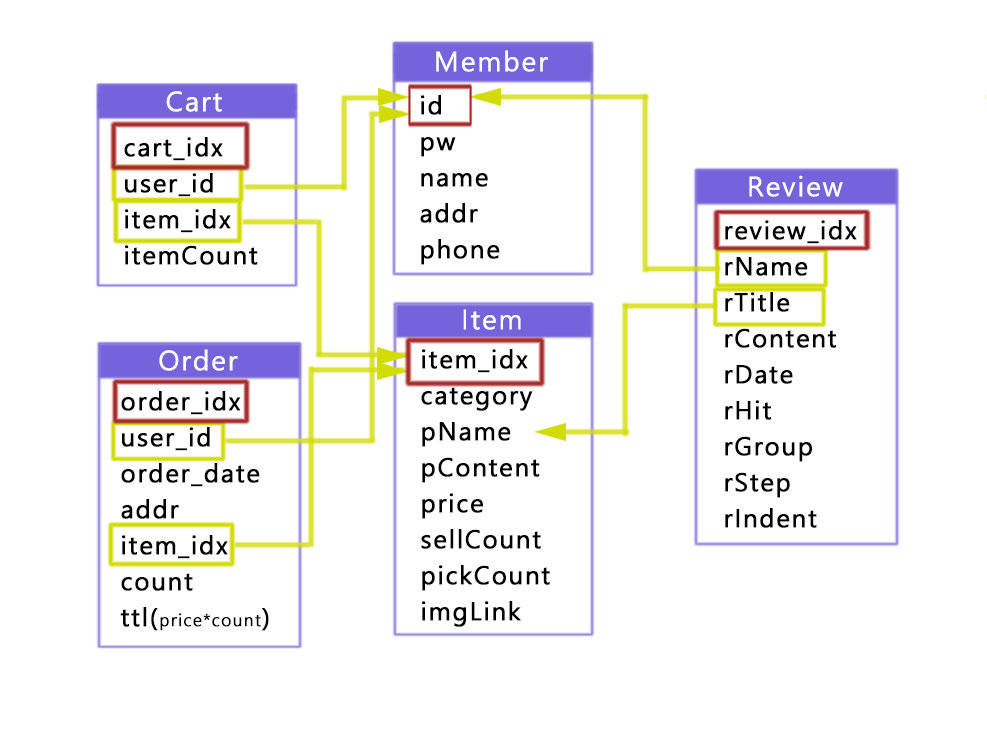
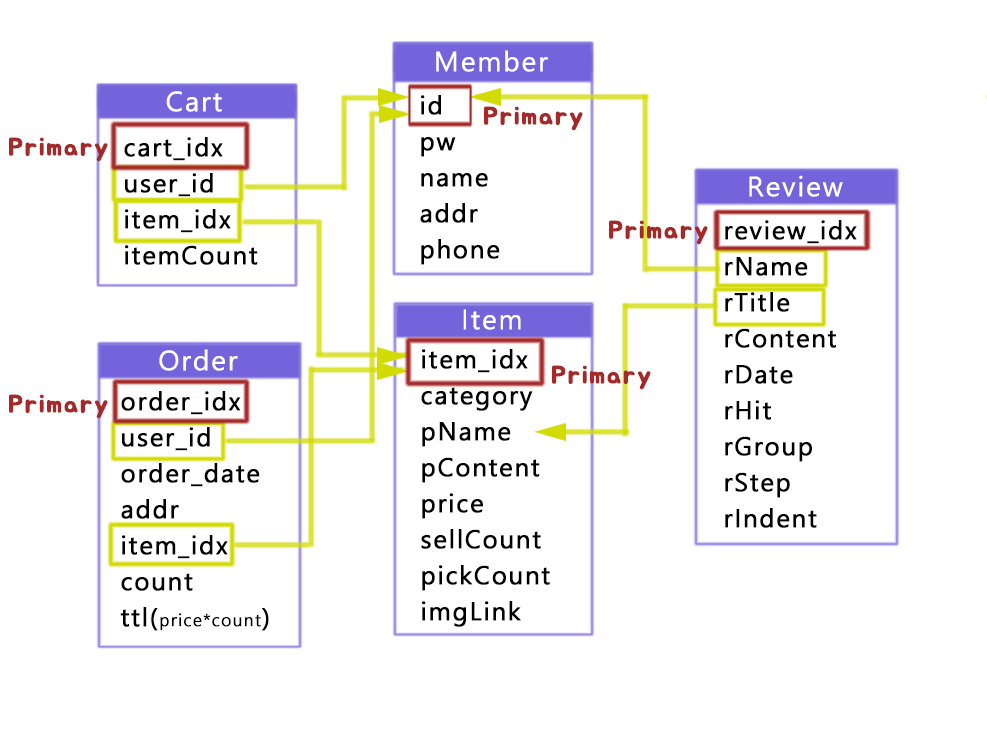
Comparing the layer stacks of the two 987 x 732 images. Changes:
added layer "Primary 복사 4" above "Primary 복사 3" over [552, 365, 651, 390]
added layer "Primary 복사 3" above "Primary 복사 2" over [484, 106, 583, 131]
added layer "Primary 복사 2" above "Primary 복사" over [609, 220, 708, 245]
added layer "Primary 복사" above "Primary" over [9, 394, 108, 419]
added layer "Primary" above "primary" over [9, 137, 108, 162]
